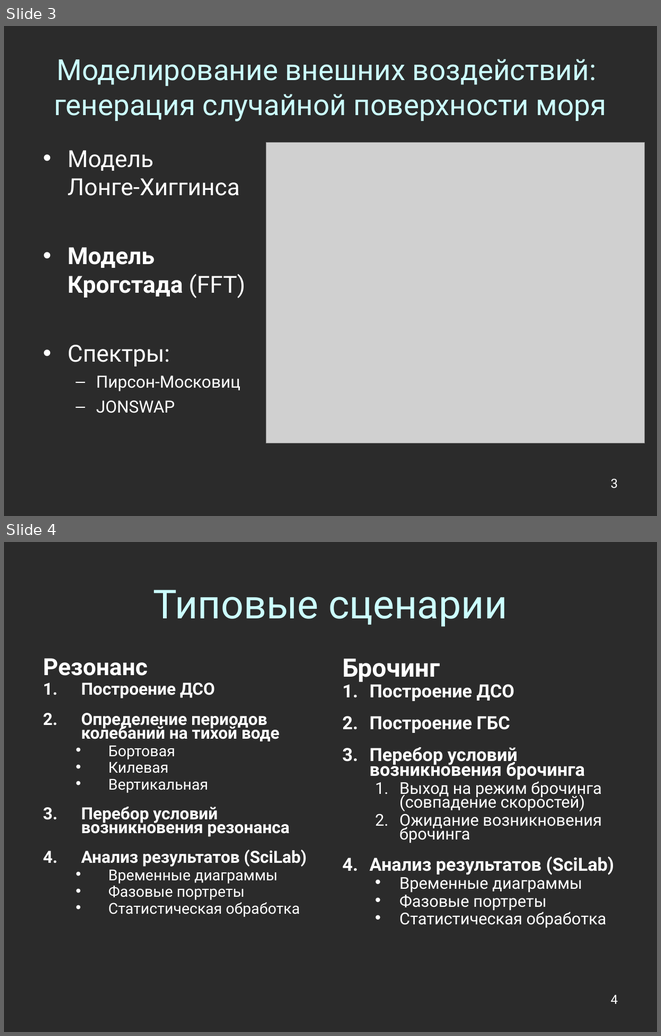
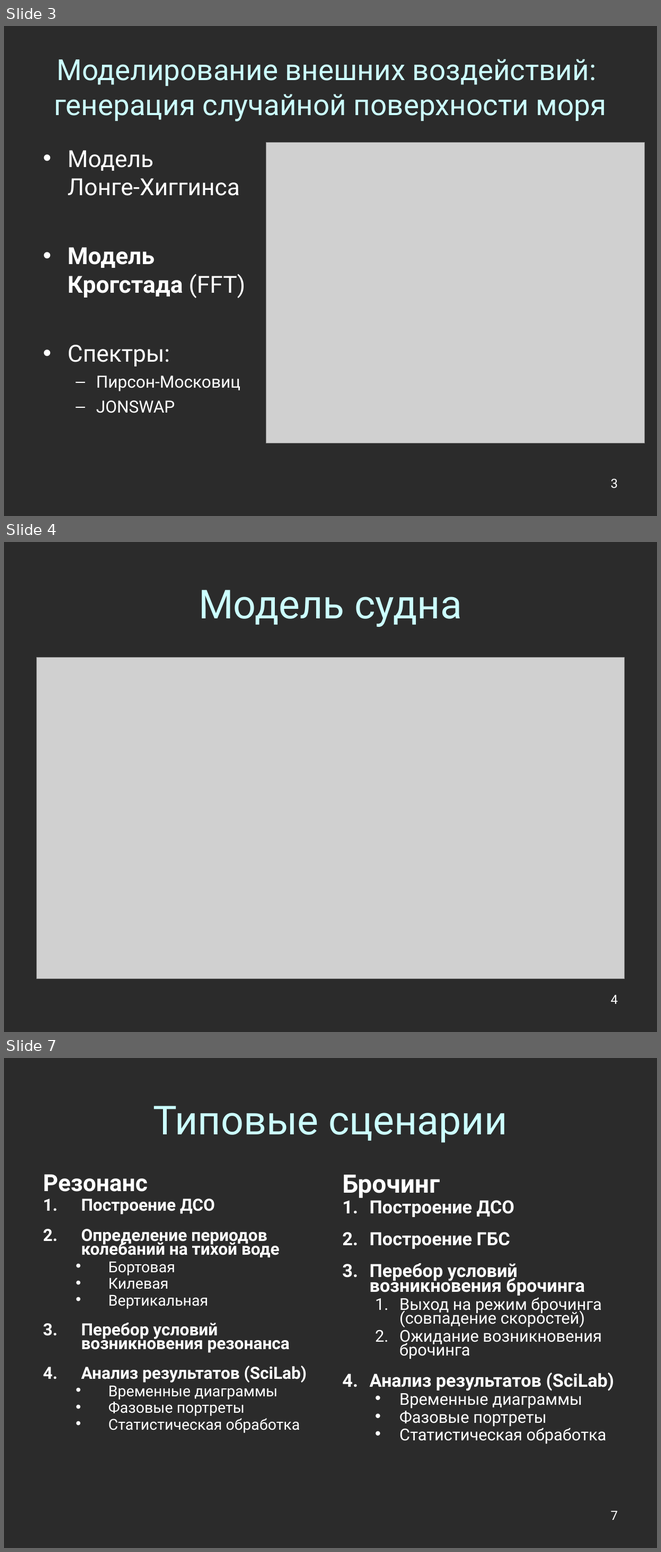
Before and after one commit to Jacobi20/nano-vis, a slide deck: docs/conf_2011_cyprus/conf_2011_cyprus.ppt. Shown one above the other, each under a label of ours: slides 3 and 4 before the commit, slides 3, 4 and 7 after it; the slides between them are not shown. The pictures are 661x1036 and 661x1552 pixels, drawn with LibreOffice and Linux fonts; fonts in the diff are those of the drawing; grey boxes stand for pictures; background and template pictures are left out; a plain dark background stands for a picture behind light text. Boxes give left, top, right and bottom in pixels: in the first picture for what was removed or moved away, otherwise in the second. Text is boxed around its words. In the diff, an @@ line names an element or a change of style, - is before the commit and + after.

```diff
--- a/docs/conf_2011_cyprus/conf_2011_cyprus.ppt
+++ b/docs/conf_2011_cyprus/conf_2011_cyprus.ppt
@@ slide 4 added at (4,542,657,1032), background picture (left out) @@
@@ title added at (199,590,462,627), 44 pt, text #CCFFFF @@
+Модель судна
@@ picture added at (37,658,624,978) @@
@@ page number added at (611,995,618,1004), 14 pt, text #FFFFFF @@
+4
@@ what was slide 4 is now slide 7 @@
@@ page number at (611,1511,618,1520): text changed @@
-4
+7
```
Also in this commit, not shown: 4 other slides added, 30 other files.
